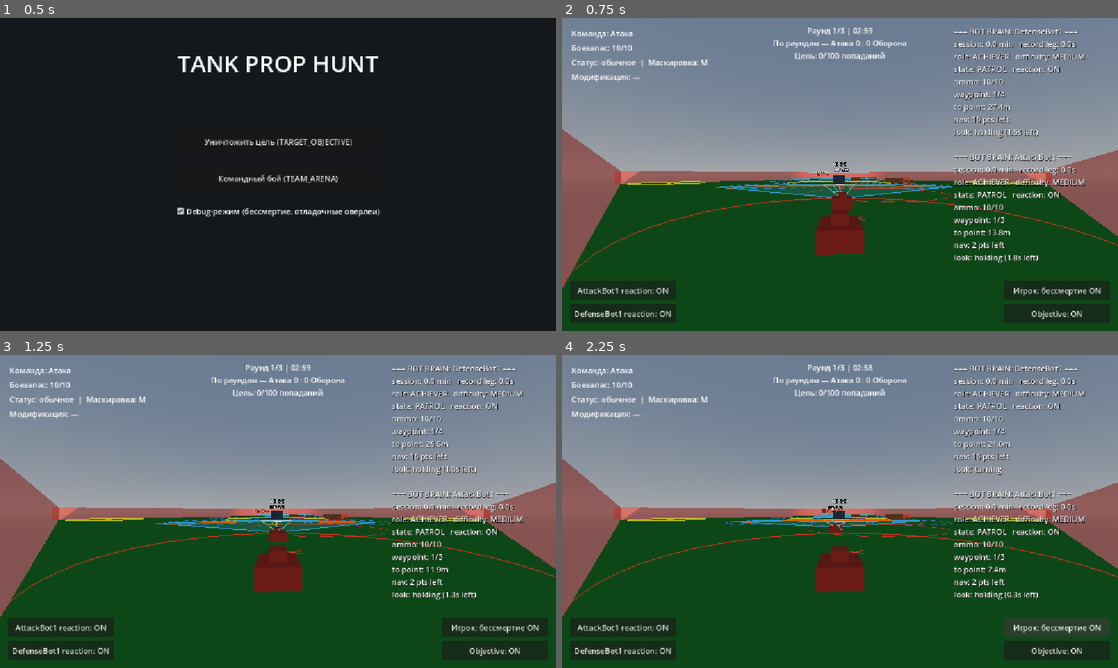
Above: before the commit, frames 1-4 (two rows, left to right).
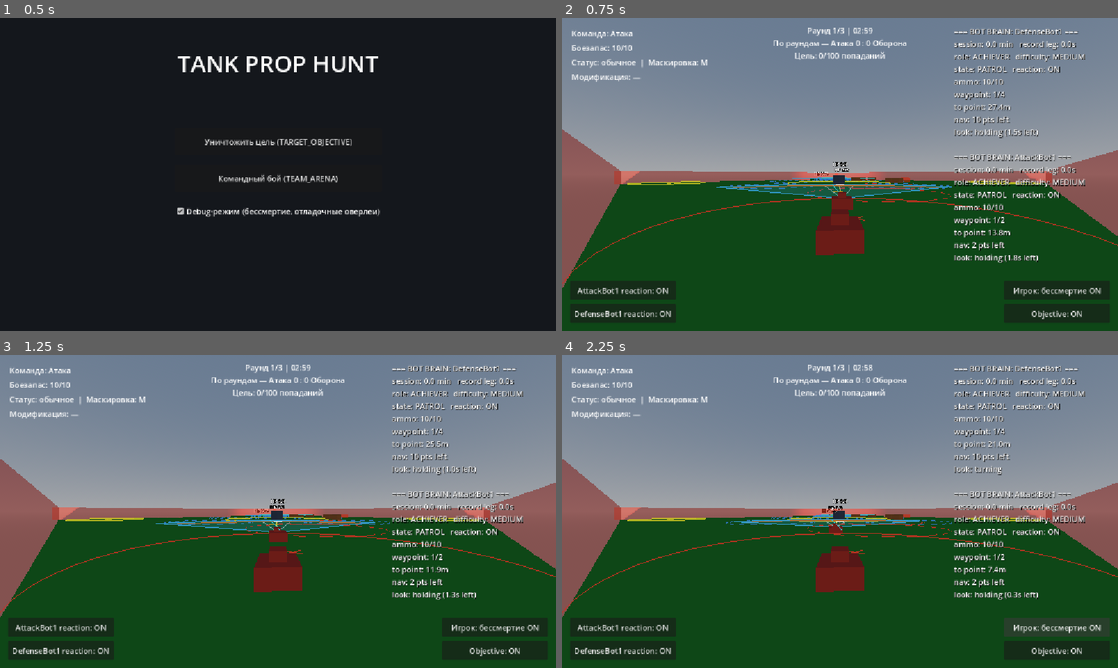
Above: after the commit, the same moments.

Repository: Imadakara/Tanks-Props
Game: Godot game, scene res://scenes/main_menu/MainMenu.tscn
The game is run twice, just before and just after one commit, with the same random seed, the same clock (stepped at 60 frames per second) and the same inputs.
Inputs:
- Up to frame 1 (0.5 s): no input
- Up to frame 2 (0.75 s): click "Уничтожить цель (TARGET_OBJEC…" at 0.5 s
- Up to frame 3 (1.25 s): no input
- Up to frame 4 (2.25 s): click "Игрок: бессмертие ON" at 1.25 s; click "Игрок: бессмертие OFF" at 2 s

Frame 1 is identical in both runs. In frame 2, 0.2% of the frame differs, in the area x 30-80%, y 51-66%; in frame 3, 0.2%; in frame 4, 0.2%.

Commit message:
objective-target map delete wpt

Diff:
--- a/scenes/maps/TargetObjectiveMap.tscn
+++ b/scenes/maps/TargetObjectiveMap.tscn
@@ -1,17 +1,15 @@
-[gd_scene format=3]
+[gd_scene format=3 uid="uid://bfcd3uxvc3ywg"]
 
 [ext_resource type="PackedScene" path="res://scenes/tank/Tank.tscn" id="1_b63ln"]
-[ext_resource type="Script" path="res://scenes/maps/map_scene.gd" id="1_execi"]
-[ext_resource type="Script" path="res://scenes/tank/health_component.gd" id="2_2uusy"]
-[ext_resource type="Script" path="res://scenes/tank/tank.gd" id="2_7eip8"]
+[ext_resource type="Script" uid="uid://h5cc5gwhy7xj" path="res://scenes/maps/map_scene.gd" id="1_execi"]
+[ext_resource type="Script" uid="uid://r4v4kua3ghmo" path="res://scenes/tank/health_component.gd" id="2_2uusy"]
 [ext_resource type="PackedScene" path="res://scenes/hud/HUD.tscn" id="4_hud"]
-[ext_resource type="Script" path="res://scenes/hud/hud.gd" id="5_j8k2e"]
-[ext_resource type="Script" path="res://scenes/main/spawn_zone.gd" id="8_execi"]
+[ext_resource type="Script" uid="uid://dib6qgcxpuhxh" path="res://scenes/main/spawn_zone.gd" id="8_execi"]
 [ext_resource type="PackedScene" path="res://scenes/ammo_crate/AmmoDropZone.tscn" id="9_drop"]
-[ext_resource type="Script" path="res://scenes/main/team_spawner.gd" id="10_spawn"]
+[ext_resource type="Script" uid="uid://br27kfxmar2sd" path="res://scenes/main/team_spawner.gd" id="10_spawn"]
 [ext_resource type="PackedScene" path="res://scenes/obstacles/Obstacle.tscn" id="11_obst"]
 [ext_resource type="PackedScene" path="res://scenes/obstacles/HazardZone.tscn" id="12_haz"]
-[ext_resource type="Environment" path="res://scenes/maps/sky_environment.tres" id="13_env"]
+[ext_resource type="Environment" uid="uid://cmcelifda8lnj" path="res://scenes/maps/sky_environment.tres" id="13_env"]
 
 [sub_resource type="NavigationMesh" id="NavigationMesh_2uusy"]
 vertices = PackedVector3Array(-10.75, 0.5, -23, -8.25, 0.5, -23.25, -7.75, 0.5, -24.5, -6, 0.5, -34.75, -6, 0.5, -24.75 …(1045 unchanged characters)…
@@ -41,9 +39,6 @@
 
 [node name="TargetObjectiveMap" type="Node3D" unique_id=281684750]
 script = ExtResource("1_execi")
-match_mode = 0
-final_stage_enabled = false
-map_border_enabled = true
 
 [node name="WorldEnvironment" type="WorldEnvironment" parent="." unique_id=1900000001]
 environment = ExtResource("13_env")
@@ -53,18 +48,14 @@
 light_energy = 1.4
 shadow_enabled = true
 
-[node name="PlayerTank" type="CharacterBody3D" parent="." unique_id=677005994 instance=ExtResource("1_b63ln")]
+[node name="PlayerTank" parent="." unique_id=677005994 instance=ExtResource("1_b63ln")]
 transform = Transform3D(0.72427344, 0, 0.68951285, 0, 1, 0, -0.68951285, 0, 0.72427344, 27.250923, 0.00013023149, 28.624733)
-collision_layer = 2
-collision_mask = 3
-script = ExtResource("2_7eip8")
 
 [node name="TeamSpawner" type="Node" parent="." unique_id=2075500001]
 script = ExtResource("10_spawn")
 roster_config_path = "res://config/roster_target_objective.json"
 
-[node name="HUD" type="CanvasLayer" parent="." unique_id=1886000725 instance=ExtResource("4_hud")]
-script = ExtResource("5_j8k2e")
+[node name="HUD" parent="." unique_id=1886000725 instance=ExtResource("4_hud")]
 
 [node name="ObjectiveCamera" type="Camera3D" parent="." unique_id=1090300878]
 transform = Transform3D(1, 0, 0, 0, 0.78086877, 0.62469506, 0, -0.62469506, 0.78086877, 0, 13, -6)
@@ -121,22 +112,22 @@
 script = ExtResource("8_execi")
 radius = 12.0
 
-[node name="Obstacle1" parent="NavigationRegion3D" instance=ExtResource("11_obst")]
+[node name="Obstacle1" parent="NavigationRegion3D" unique_id=1939478267 instance=ExtResource("11_obst")]
 transform = Transform3D(1, 0, 0, 0, 1, 0, 0, 0, 1, 6, 0.625, -13.5)
 
-[node name="Obstacle2" parent="NavigationRegion3D" instance=ExtResource("11_obst")]
+[node name="Obstacle2" parent="NavigationRegion3D" unique_id=676506792 instance=ExtResource("11_obst")]
 transform = Transform3D(1, 0, 0, 0, 1, 0, 0, 0, 1, 9, 0.625, -12)
 
-[node name="Obstacle3" parent="NavigationRegion3D" instance=ExtResource("11_obst")]
+[node name="Obstacle3" parent="NavigationRegion3D" unique_id=2023947804 instance=ExtResource("11_obst")]
 transform = Transform3D(1, 0, 0, 0, 1, 0, 0, 0, 1, -6, 0.625, -22.5)
 
-[node name="Obstacle4" parent="NavigationRegion3D" instance=ExtResource("11_obst")]
+[node name="Obstacle4" parent="NavigationRegion3D" unique_id=813157430 instance=ExtResource("11_obst")]
 transform = Transform3D(1, 0, 0, 0, 1, 0, 0, 0, 1, -9, 0.625, -21)
 
-[node name="Obstacle5" parent="NavigationRegion3D" instance=ExtResource("11_obst")]
+[node name="Obstacle5" parent="NavigationRegion3D" unique_id=1759585456 instance=ExtResource("11_obst")]
 transform = Transform3D(1, 0, 0, 0, 1, 0, 0, 0, 1, -6, 0.625, -13.5)
 
-[node name="HazardZone1" parent="NavigationRegion3D" instance=ExtResource("12_haz")]
+[node name="HazardZone1" parent="NavigationRegion3D" unique_id=1661534308 instance=ExtResource("12_haz")]
 transform = Transform3D(1, 0, 0, 0, 1, 0, 0, 0, 1, 6, 0.625, -22.5)
 
 [node name="AttackWaypoint1" type="Node3D" parent="." unique_id=1592442195]
@@ -144,9 +135,6 @@
 
 [node name="AttackWaypoint2" type="Node3D" parent="." unique_id=487532425]
 transform = Transform3D(1, 0, 0, 0, 1, 0, 0, 0, 1, 14, 0, 4)
-
-[node name="AttackWaypoint3" type="Node3D" parent="." unique_id=988336735]
-transform = Transform3D(1, 0, 0, 0, 1, 0, 0, 0, 1, 7, 0, -8)
 
 [node name="AttackSpawnZone" type="Node3D" parent="." unique_id=1426286694]
 transform = Transform3D(1, 0, 0, 0, 1, 0, 0, 0, 1, 28, 0, 28)
@@ -159,16 +147,13 @@
 radius = 8.0
 
 [node name="DefenseWaypoint1" type="Node3D" parent="." unique_id=796650889]
-transform = Transform3D(1, 0, 0, 0, 1, 0, 0, 0, 1, -21, 0, -26)
+transform = Transform3D(1, 0, 0, 0, 1, 0, 0, 0, 1, -20.393913, 0, -18.221859)
 
 [node name="DefenseWaypoint2" type="Node3D" parent="." unique_id=1636650743]
-transform = Transform3D(1, 0, 0, 0, 1, 0, 0, 0, 1, -14, 0, -24)
+transform = Transform3D(1, 0, 0, 0, 1, 0, 0, 0, 1, -11.777676, 0, -10.969086)
 
-[node name="DefenseWaypoint3" type="Node3D" parent="." unique_id=1517443530]
-transform = Transform3D(1, 0, 0, 0, 1, 0, 0, 0, 1, -7, 0, -22)
-
-[node name="AmmoDropZone" type="Node3D" parent="." unique_id=2075567286 instance=ExtResource("9_drop")]
+[node name="AmmoDropZone" parent="." unique_id=2075567286 instance=ExtResource("9_drop")]
 transform = Transform3D(1, 0, 0, 0, 1, 0, 0, 0, 1, 28, 0, -28)
 
-[node name="AmmoDropZone2" type="Node3D" parent="." unique_id=121503587 instance=ExtResource("9_drop")]
+[node name="AmmoDropZone2" parent="." unique_id=121503587 instance=ExtResource("9_drop")]
 transform = Transform3D(1, 0, 0, 0, 1, 0, 0, 0, 1, -28, 0, 28)
--- a/scenes/maps/sky_environment.tres
+++ b/scenes/maps/sky_environment.tres
@@ -1,4 +1,4 @@
-[gd_resource type="Environment" load_steps=3 format=3]
+[gd_resource type="Environment" format=3 uid="uid://cmcelifda8lnj"]
 
 [sub_resource type="ProceduralSkyMaterial" id="ProceduralSkyMaterial_sky"]
 sky_horizon_color = Color(0.64625, 0.65575, 0.67075, 1)
@@ -12,6 +12,5 @@
 background_mode = 2
 sky = SubResource("Sky_main")
 ambient_light_source = 3
-ambient_light_energy = 1.0
 tonemap_mode = 2
 tonemap_white = 6.0
